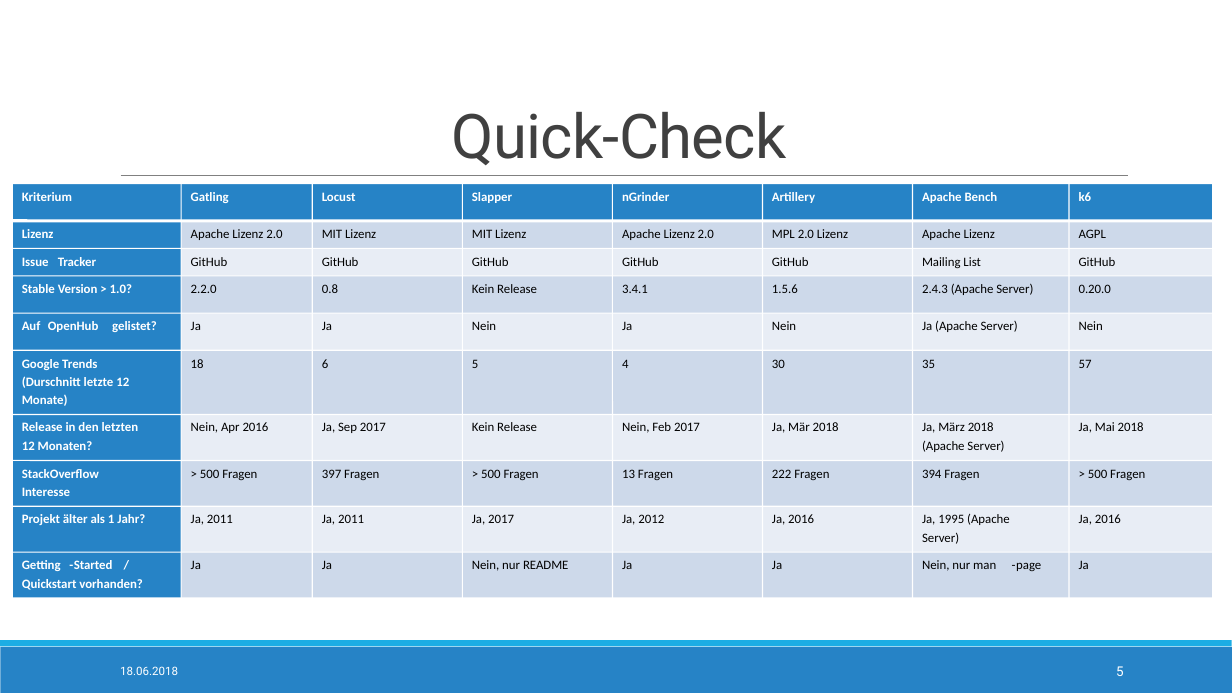
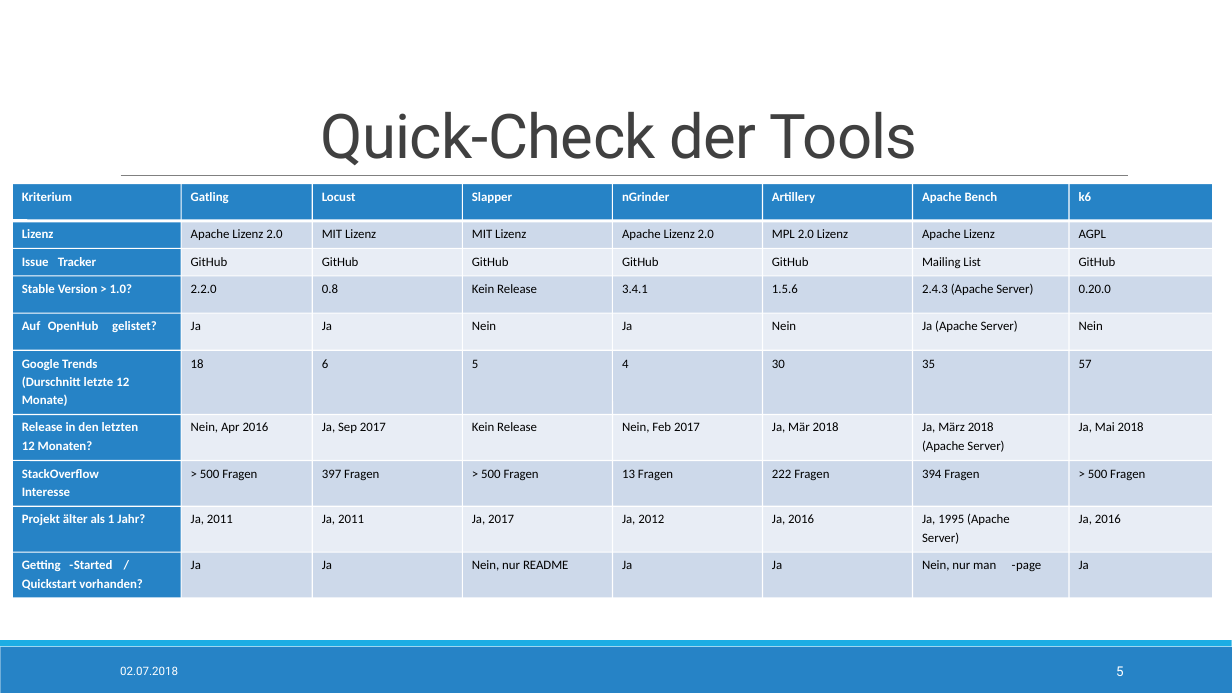
Before and after one commit to StTraeger/sqs-car-webservice, a slide deck: slide 5 of LoadTesting.pptx. Drawn at 1232x693 pixels with LibreOffice and Linux fonts; fonts in the diff are those of the drawing. Boxes give left, top, right and bottom in pixels: in the first picture for what was removed or moved away, otherwise in the second. Text is boxed around its words. In the diff, an @@ line names an element or a change of style, - is before the commit and + after.

```diff
--- a/LoadTesting.pptx
+++ b/LoadTesting.pptx
@@ title at box(320, 112, 918, 165): text changed @@
-Quick-Check
+Quick-Check der Tools
@@ text at box(120, 666, 178, 675): text changed @@
-18.06.2018
+02.07.2018
```
Also in this commit, not shown: 9 other slides changed, 1 slide removed.
